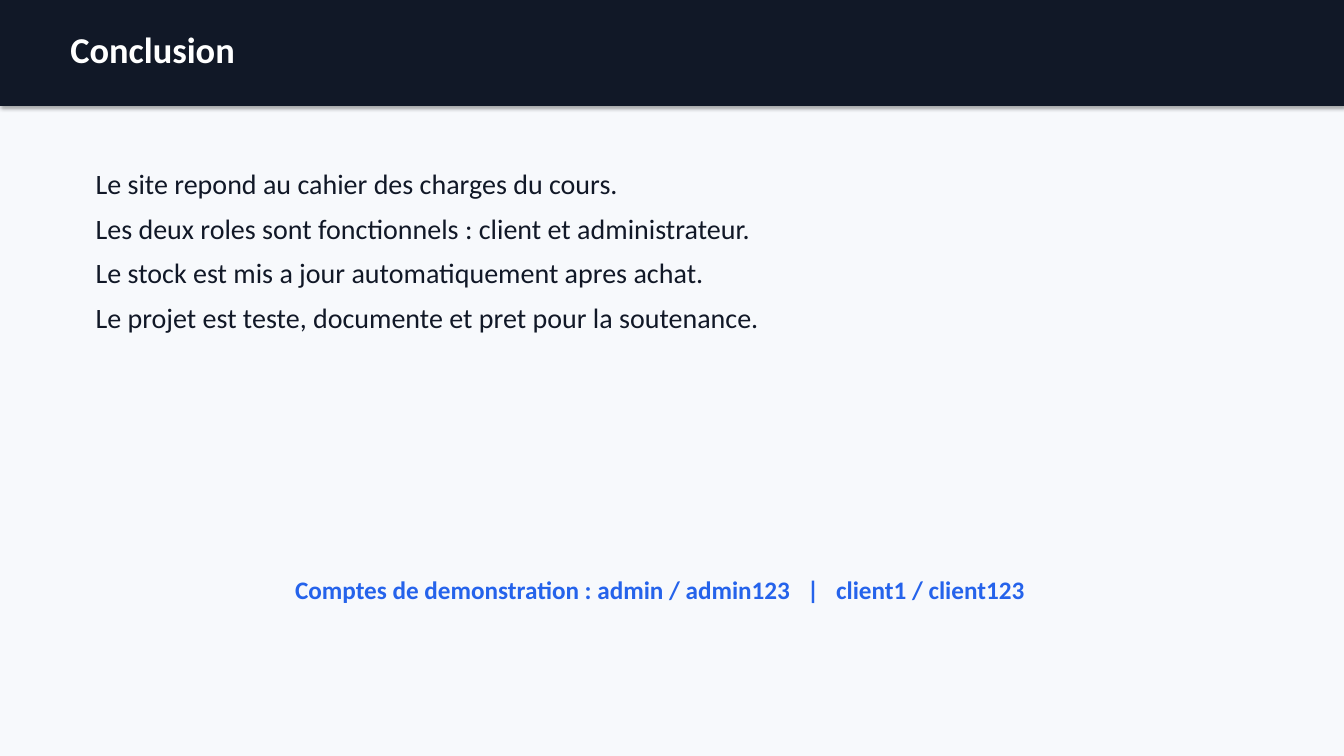
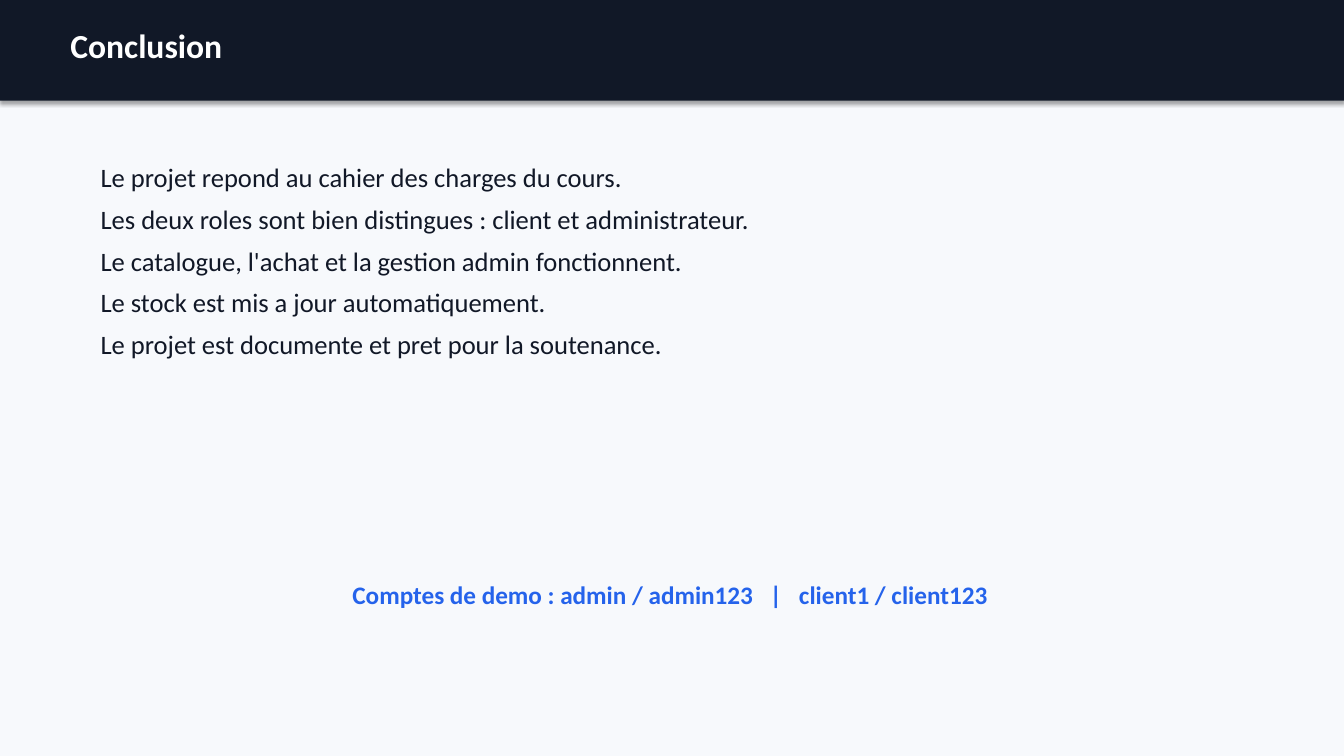
Before and after one commit to Djakumani/Projet-Python-Boutique, a slide deck: slide 13 of docs/presentation_soutenance_boutique.pptx (slide 7 before the commit). Drawn at 1344x756 pixels with LibreOffice and Linux fonts; fonts in the diff are those of the drawing. Boxes give left, top, right and bottom in pixels: in the first picture for what was removed or moved away, otherwise in the second. Text is boxed around its words. In the diff, an @@ line names an element or a change of style, - is before the commit and + after.

Commit message:
Expand soutenance materials and update women images

```diff
--- a/docs/presentation_soutenance_boutique.pptx
+++ b/docs/presentation_soutenance_boutique.pptx
@@ rectangle: place and size @@
-rectangle at (0, 0, 1344, 106)
+rectangle at (0, 0, 1344, 101)
@@ text "Conclusion" at (70, 34, 222, 59): size 26 to 24 pt @@
@@ text at (101, 168, 748, 359): text changed; size 20 to 19 pt @@
-Le site repond au cahier des charges du cours.
-Les deux roles sont fonctionnels : client et administrateur.
-Le stock est mis a jour automatiquement apres achat.
-Le projet est teste, documente et pret pour la soutenance.
+Le projet repond au cahier des charges du cours.
+Les deux roles sont bien distingues : client et administrateur.
+Le catalogue, l'achat et la gestion admin fonctionnent.
+Le stock est mis a jour automatiquement.
+Le projet est documente et pret pour la soutenance.
@@ text at (352, 586, 987, 608): text changed @@
-Comptes de demonstration : admin / admin123 | client1 / client123
+Comptes de demo : admin / admin123 | client1 / client123
```
Also in this commit, not shown: 4 other slides changed, 8 slides added, 2 slides removed, 5 other files.
